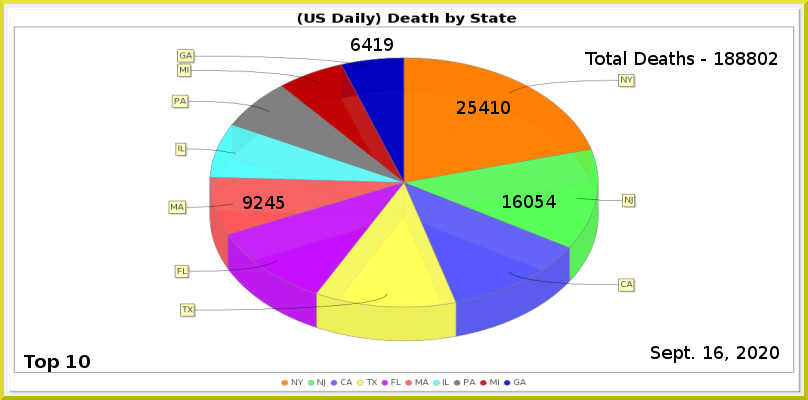
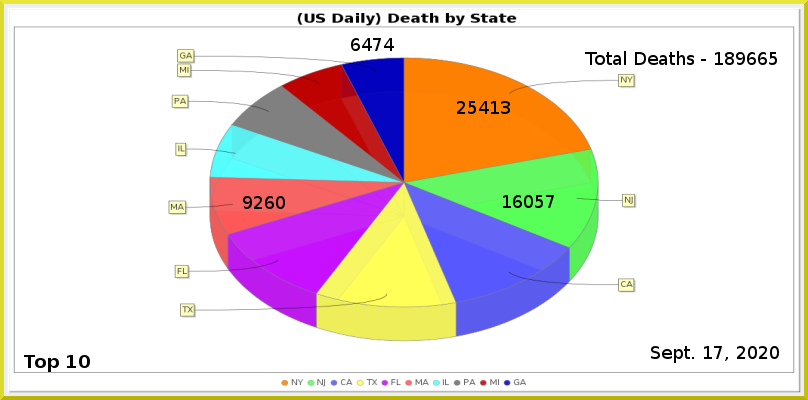
Two versions of the same layered image (808 × 400). Layer-by-layer changes:
painted on "Least" over [373, 38, 394, 51]
painted on "MA" over [265, 196, 285, 209]
painted on "NJ" over [546, 195, 556, 208]
painted on "NY" over [501, 101, 510, 114]
renamed "Total Deaths - 188802" to "Total Deaths - 189665", painted on it over [736, 52, 778, 65]
painted on "Current Date" over [714, 346, 723, 359]
